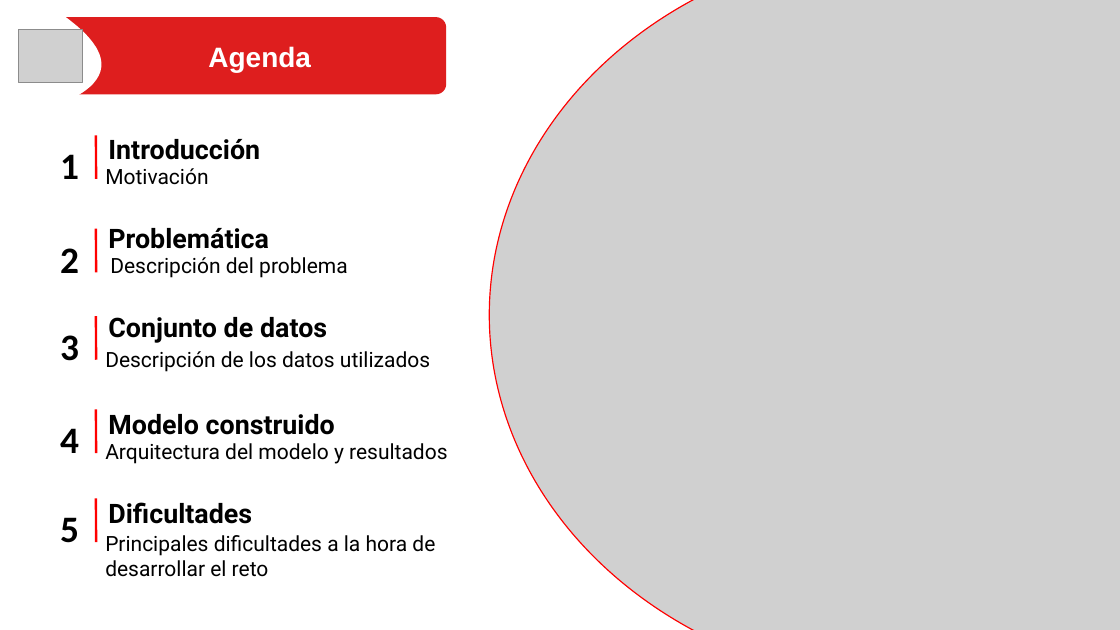
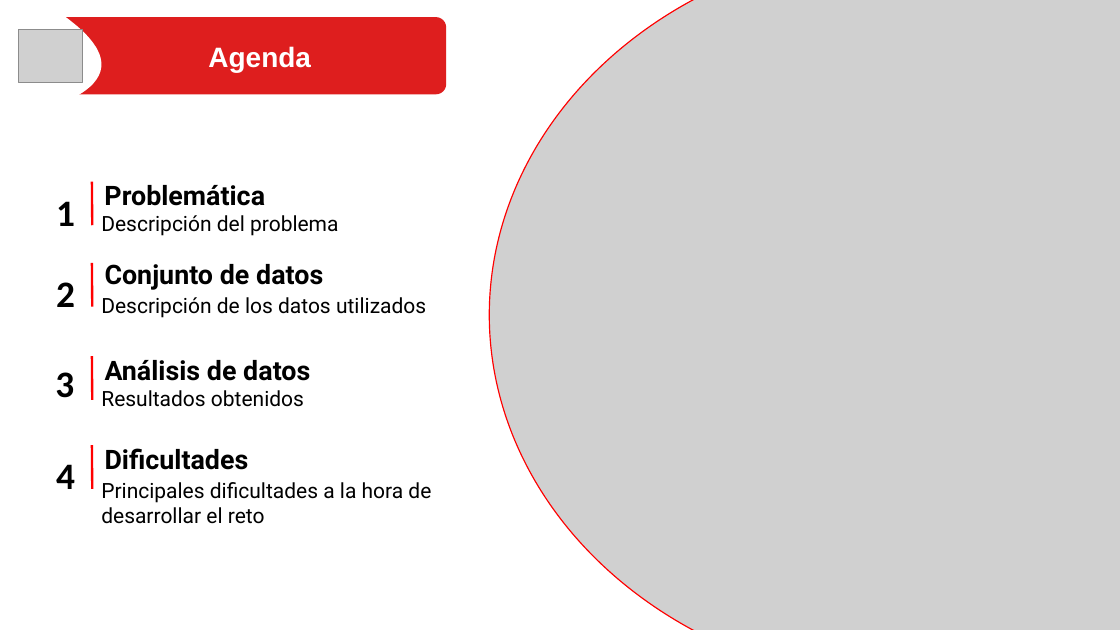
Before and after one commit to dfbaron/PruebaTecnicaDavivienda-DanielBaron, a slide deck: slide 23 of Prueba Científico de Datos.pptx (slide 11 before the commit). Drawn at 1120x630 pixels with LibreOffice and Linux fonts; fonts in the diff are those of the drawing; grey boxes stand for pictures. Boxes give left, top, right and bottom in pixels: in the first picture for what was removed or moved away, otherwise in the second. Text is boxed around its words. In the diff, an @@ line names an element or a change of style, - is before the commit and + after.

```diff
--- a/Prueba Científico de Datos.pptx
+++ b/Prueba Científico de Datos.pptx
@@ text removed at (108,139,260,160) @@
-Introducción
@@ text "Problemática": place and size @@
-text "Problemática" at (108,228,269,249)
+text "Problemática" at (104,185,265,206)
@@ text removed at (105,168,208,185) @@
-Motivación
@@ text "1": place and size @@
-text "1" at (60,154,79,179)
+text "1" at (56,201,75,226)
@@ line moved from (96, 179) - (96, 135) to (92, 225) - (92, 181) @@
@@ text "Descripción del problema": place and size @@
-text "Descripción del problema" at (110,257,347,278)
+text "Descripción del problema" at (101,215,338,236)
@@ line moved from (96, 360) - (96, 316) to (92, 400) - (92, 356) @@
@@ text added at (105,360,310,381), 23 pt, text #000000, bold @@
+Análisis de datos
@@ text added at (101,390,304,407), 18 pt, text #000000 @@
+Resultados obtenidos
@@ text removed at (108,414,335,435) @@
-Modelo construido
@@ 3 texts, 2 lines: place and size @@
-3 texts, 2 lines at (60,229,96,453)
+3 texts, 2 lines at (55,263,92,489)
@@ 3 texts: place and size @@
-3 texts at (105,317,430,524)
+3 texts at (101,264,426,470)
@@ text removed at (105,443,447,464) @@
-Arquitectura del modelo y resultados
@@ text "Principales dificultades a la hora ...": place and size @@
-text "Principales dificultades a la hora ..." at (105,535,435,577)
+text "Principales dificultades a la hora ..." at (101,482,431,524)
@@ line removed from (96, 542) to (96, 498) @@
@@ text removed at (60,517,79,543) @@
-5
```
Also in this commit, not shown: 10 other slides changed, 19 slides added, 7 other files.
